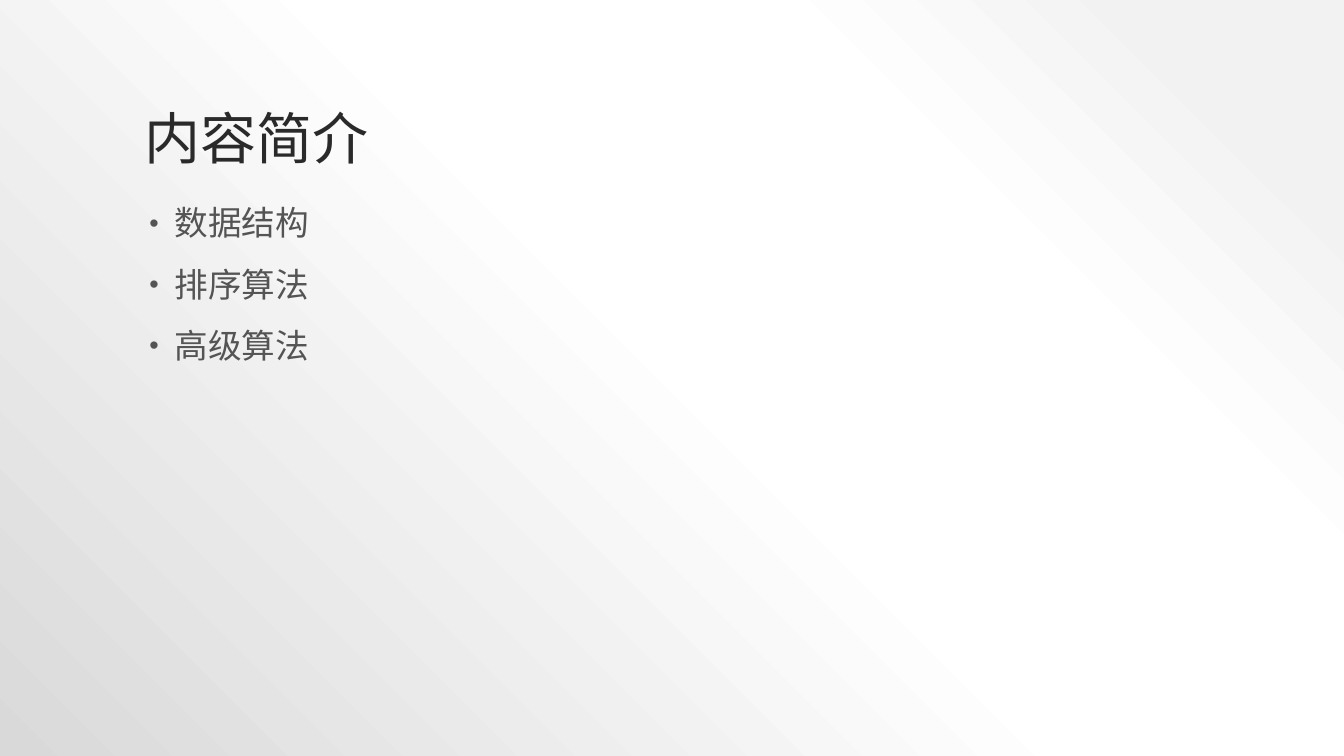
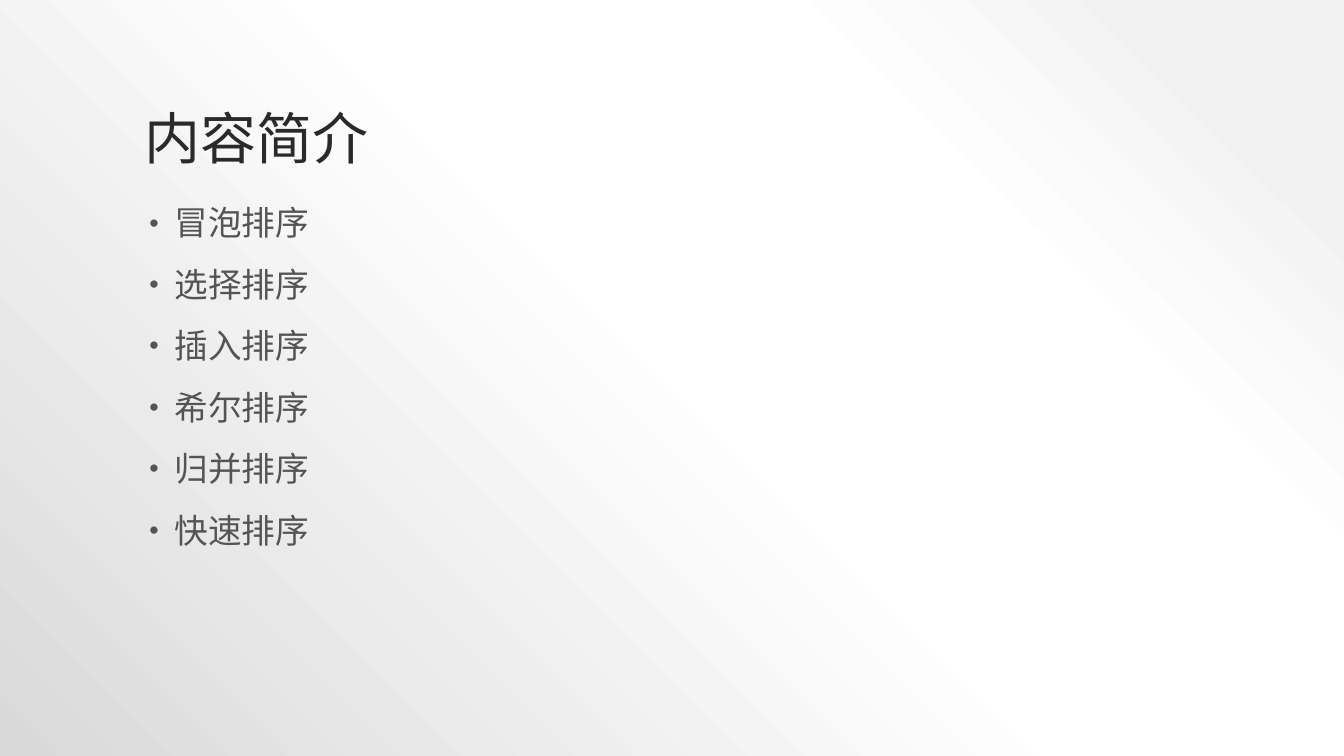
Before and after one commit to ZSI2017/Algorithms, a slide deck: slide 2 of 算法简介.pptx. Drawn at 1344x756 pixels with LibreOffice and Linux fonts; fonts in the diff are those of the drawing. Boxes give left, top, right and bottom in pixels: in the first picture for what was removed or moved away, otherwise in the second. Text is boxed around its words. In the diff, an @@ line names an element or a change of style, - is before the commit and + after.

```diff
--- a/算法简介.pptx
+++ b/算法简介.pptx
@@ text at [175, 207, 309, 546]: text changed @@
-• 数据结构
-• 排序算法
-• 高级算法
+• 冒泡排序
+• 选择排序
+• 插入排序
+• 希尔排序
+• 归并排序
+• 快速排序
```
Also in this commit, not shown: 7 other slides changed, 1 slide added, 3 slides removed, 1 other file.
